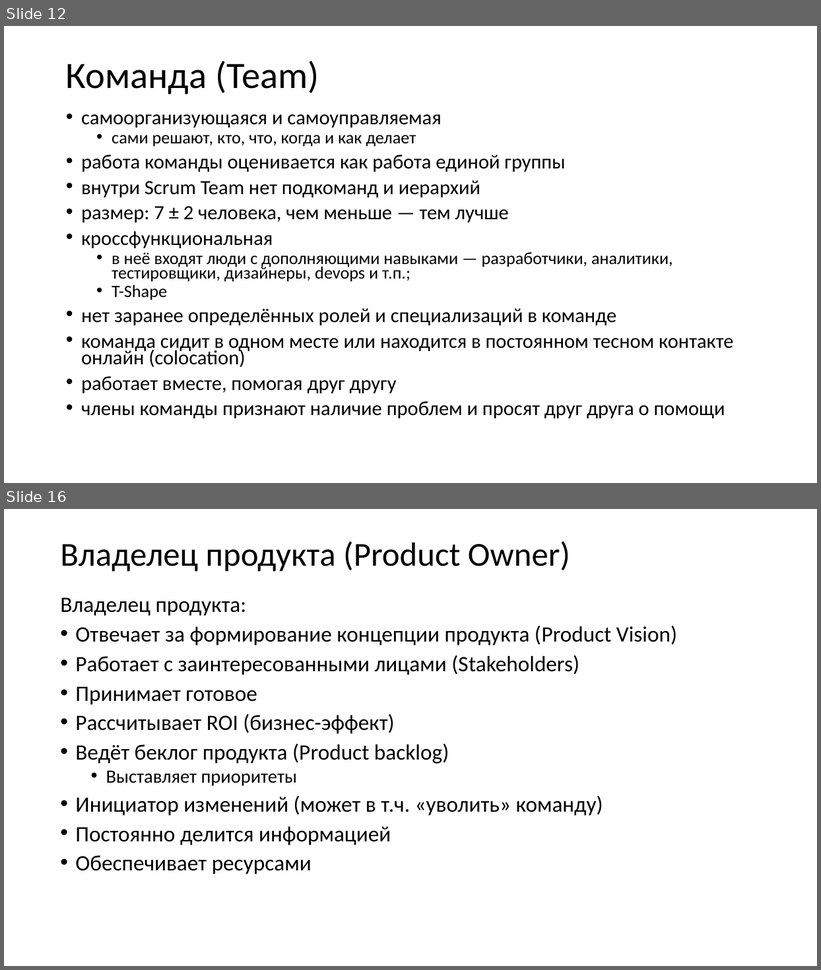
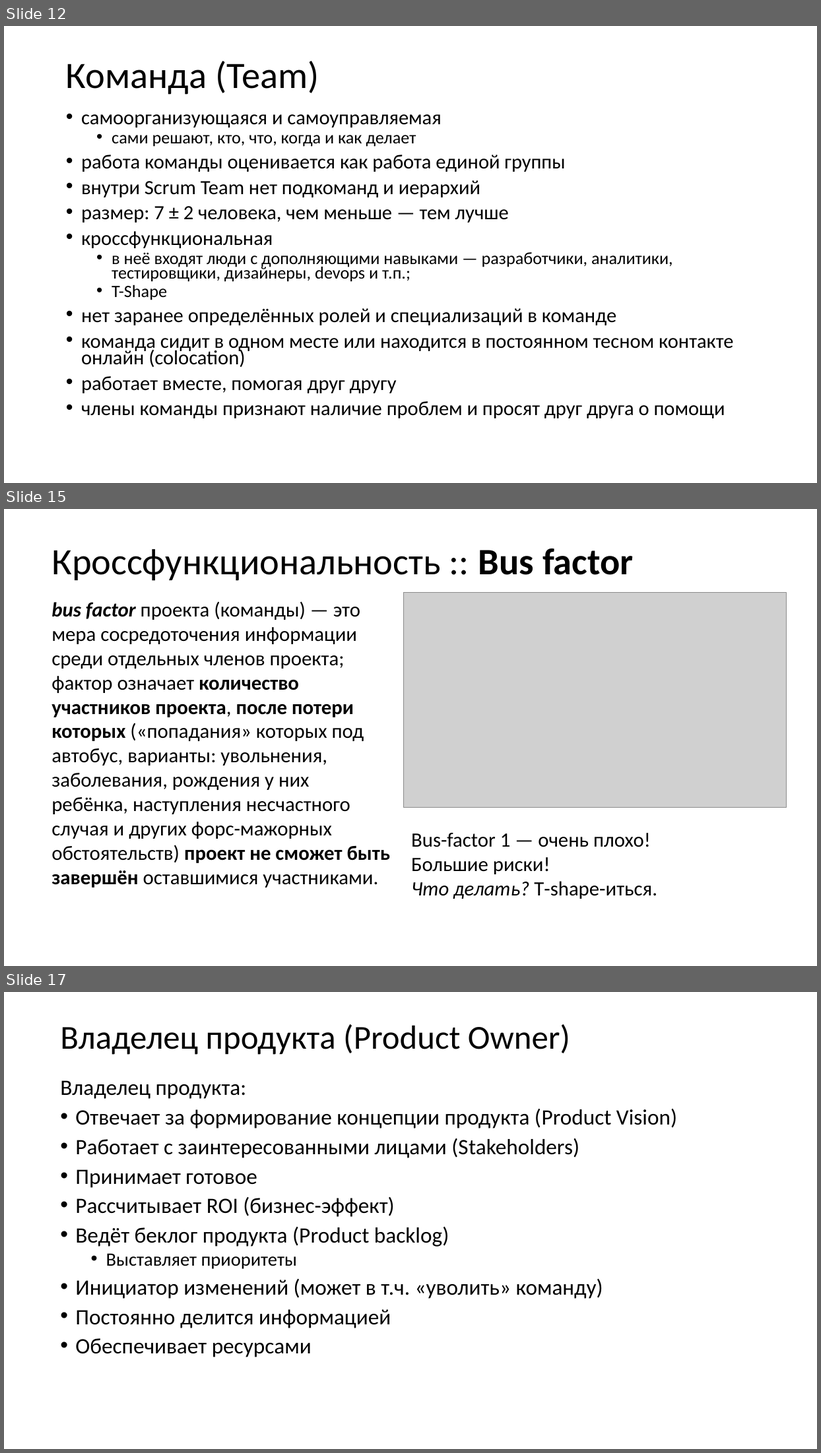
Before and after one commit to xtrueman/soft_dev_mgmt_course, a slide deck: slides/01-SCRUM.pptx. Shown one above the other, each under a label of ours: slides 12 and 16 before the commit, slides 12, 15 and 17 after it; the slides between them are not shown. The pictures are 821x970 and 821x1453 pixels, drawn with LibreOffice and Linux fonts; fonts in the diff are those of the drawing; grey boxes stand for pictures. Boxes give left, top, right and bottom in pixels: in the first picture for what was removed or moved away, otherwise in the second. Text is boxed around its words. In the diff, an @@ line names an element or a change of style, - is before the commit and + after.

```diff
--- a/slides/01-SCRUM.pptx
+++ b/slides/01-SCRUM.pptx
@@ slide 15 added at <box>4,509,817,966</box>, background #FFFFFF @@
@@ title added at <box>52,548,634,581</box>, 44 pt, text #000000 @@
+Кроссфункциональность :: Bus factor
@@ text added at <box>52,601,390,888</box>, 24 pt, text #000000 @@
+bus factor проекта (команды) — это мера сосредоточения информации среди отдельных членов проекта;
+фактор означает количество участников проекта, после потери которых («попадания» которых под автобус, варианты: увольнения, заболевания, рождения у них ребёнка, наступления несчастного случая и других форс-мажорных обстоятельств) проект не сможет быть завершён оставшимися участниками.
@@ picture added at <box>403,593,787,807</box> @@
@@ text added at <box>411,833,657,899</box>, 24 pt, text #000000 @@
+Bus-factor 1 — очень плохо!
+Большие риски!
+Что делать? T-shape-иться.
@@ what was slide 16 is now slide 17 @@
```
Also in this commit, not shown: 5 slides changed, 4 other slides added, 3 other files.
